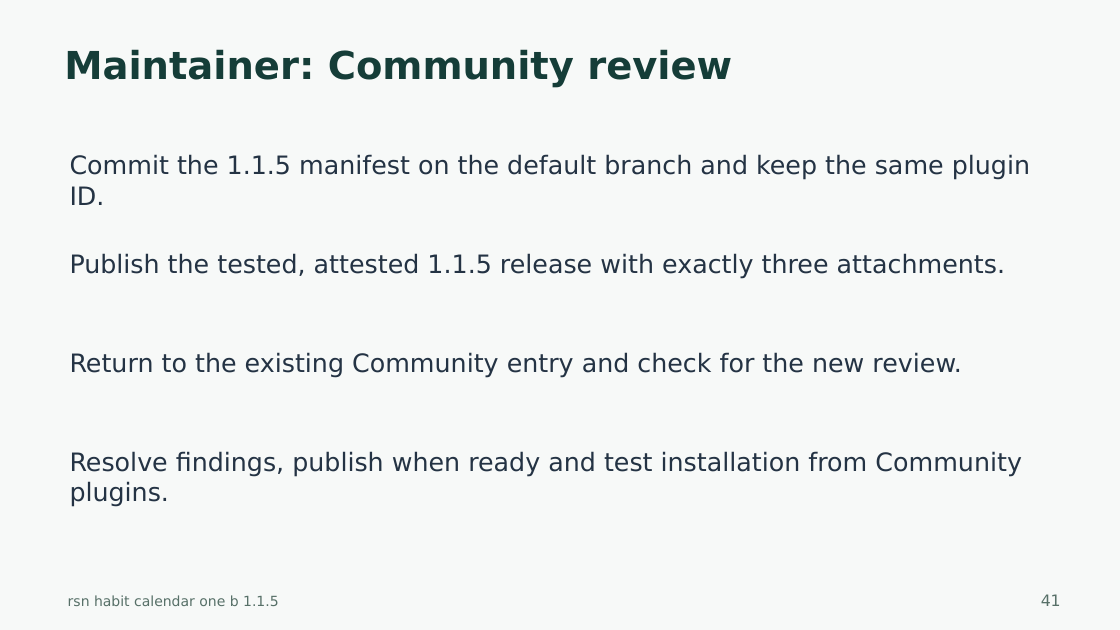
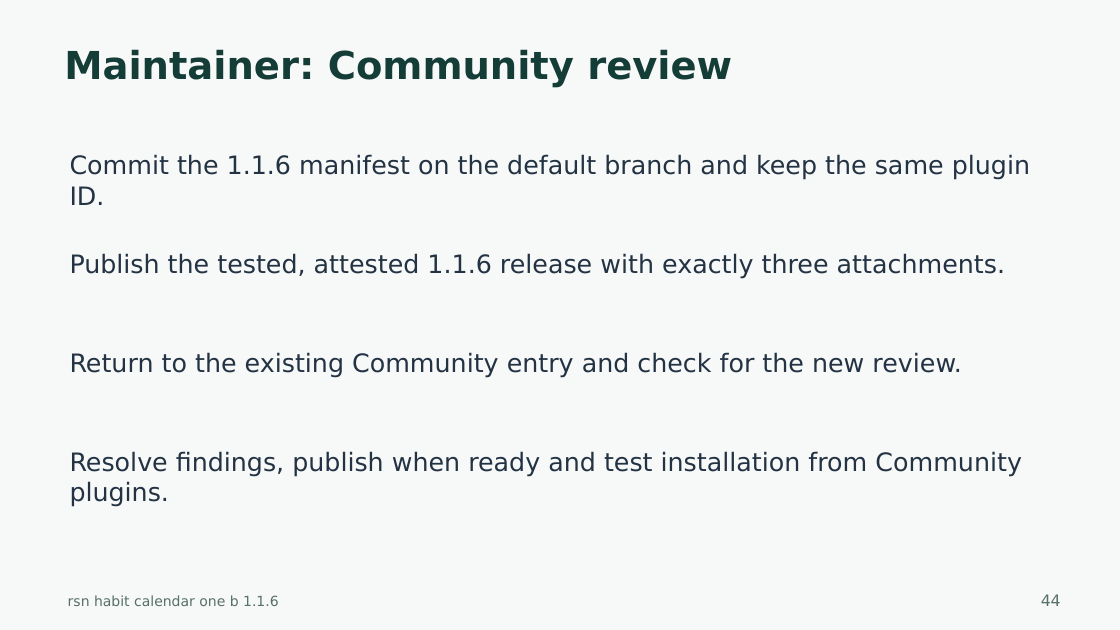
Before and after one commit to harharhari/rsn-habit-tracker-obsidian-plugin, a slide deck: slide 44 of docs/rsn-habit-calendar-one-b-tutorial.pptx (slide 41 before the commit). Drawn at 1120x630 pixels with LibreOffice and Linux fonts; fonts in the diff are those of the drawing. Boxes give left, top, right and bottom in pixels: in the first picture for what was removed or moved away, otherwise in the second. Text is boxed around its words. In the diff, an @@ line names an element or a change of style, - is before the commit and + after.

Commit message:
1. simplification of plugin 2. habit trackerversion 1.1.6 3. as on 2026-10-24

```diff
--- a/docs/rsn-habit-calendar-one-b-tutorial.pptx
+++ b/docs/rsn-habit-calendar-one-b-tutorial.pptx
@@ text at (x1=70, y1=154, x2=1030, y2=205): text changed @@
-Commit the 1.1.5 manifest on the default branch and keep the same plugin ID.
+Commit the 1.1.6 manifest on the default branch and keep the same plugin ID.
@@ text at (x1=70, y1=253, x2=1005, y2=279): text changed @@
-Publish the tested, attested 1.1.5 release with exactly three attachments.
+Publish the tested, attested 1.1.6 release with exactly three attachments.
@@ text at (x1=68, y1=595, x2=279, y2=606): text changed @@
-rsn habit calendar one b 1.1.5
+rsn habit calendar one b 1.1.6
@@ text at (x1=1041, y1=594, x2=1061, y2=606): text changed @@
-41
+44
```
Also in this commit, not shown: 40 other slides changed, 3 slides added, 40 other files.
